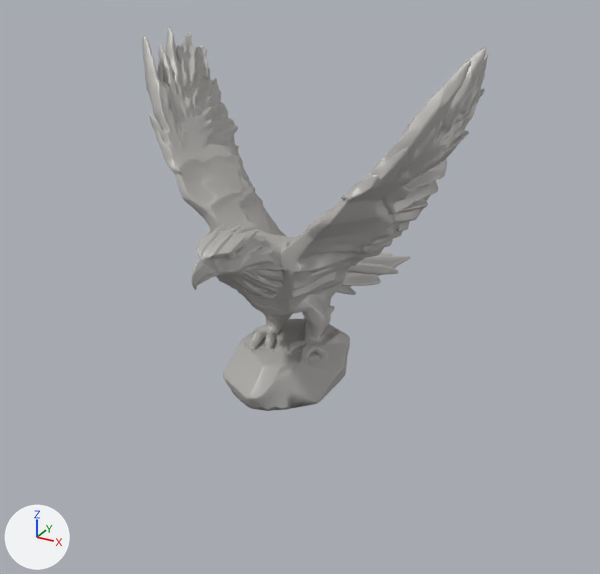
Two versions of the glTF model assets/eagle.glb, one commit apart.
The view is the same before and after, from a camera (50 mm lens) standing at (1.7, -3.09, 1.97) and looking at (0.06, -0.11, 0.48). Lighting does not change. The marker at lower left points along +X, +Y and +Z. The picture after the commit comes second.

The first picture shows 'geometry_0'.
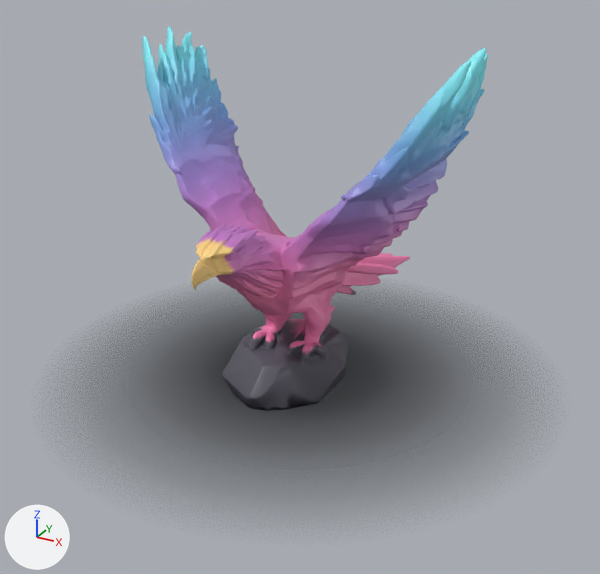
Where the change shows, as pixel boxes (x1, y1, x2, y2) in the pictures (600 x 574 px):
'geometry_0', recoloured
    both: (142, 26, 488, 411)
'ground', added
    after: (116, 296, 484, 479)

The change, as a list of edits to the scene's bpy script:
```text
Add mat_eagle_iridescent:
    mat_eagle_iridescent = bpy.data.materials.new('eagle-iridescent')
    mat_eagle_iridescent.use_nodes = True; mat_eagle_iridescent.node_tree.nodes.clear()
    _N = mat_eagle_iridescent.node_tree.nodes; _L = mat_eagle_iridescent.node_tree.links
    n0 = _N.new('ShaderNodeBsdfPrincipled'); n0.name = 'Principled BSDF'
    n0.inputs[1].default_value = 0.04  # 'Metallic'
    n0.inputs[2].default_value = 0.46  # 'Roughness'
    n1 = _N.new('ShaderNodeOutputMaterial'); n1.name = 'Material Output'
    n2 = _N.new('ShaderNodeVertexColor'); n2.name = 'Color Attribute'
    _L.new(n0.outputs[0], n1.inputs[0])  # 'BSDF' to 'Surface'
    _L.new(n2.outputs[0], n0.inputs[0])  # 'Color' to 'Base Color'
Add mat_ground:
    mat_ground = bpy.data.materials.new('ground')
    mat_ground.use_nodes = True; mat_ground.node_tree.nodes.clear()
    _N = mat_ground.node_tree.nodes; _L = mat_ground.node_tree.links
    n0 = _N.new('ShaderNodeBsdfPrincipled'); n0.name = 'Principled BSDF'
    n0.inputs[2].default_value = 0.82  # 'Roughness'
    n1 = _N.new('ShaderNodeOutputMaterial'); n1.name = 'Material Output'
    n2 = _N.new('ShaderNodeVertexColor'); n2.name = 'Color Attribute'
    _L.new(n0.outputs[0], n1.inputs[0])  # 'BSDF' to 'Surface'
    _L.new(n2.outputs[0], n0.inputs[0])  # 'Color' to 'Base Color'
    _L.new(n2.outputs[1], n0.inputs[4])  # 'Alpha' to 'Alpha'
Change me_geometry_0:
    where me_geometry_0.from_pydata(...)  # 34899 vertices, 69989 faces; spans x -0.75..0.75, y -0.82..0.82, z 0.0..1.53
    used by ob_geometry_0; location = (0.0, 0.0, 0.0)
    remove me_geometry_0.materials.append(mat_eagle_matte)  # grey #b4b2af
    me_geometry_0 part 1: vertex colours changed
    add me_geometry_0.materials.append(mat_eagle_iridescent)
Add me_ground:
    me_ground.from_pydata(...)  # 513 vertices, 896 faces; spans x -1.26..1.26, y -1.26..1.26, z 0.0
    me_ground.materials.append(mat_ground)
Add ob_ground:
    ob_ground = bpy.data.objects.new('ground', me_ground)
    ob_ground.location = (0.0, 0.0, 0.0)
```
